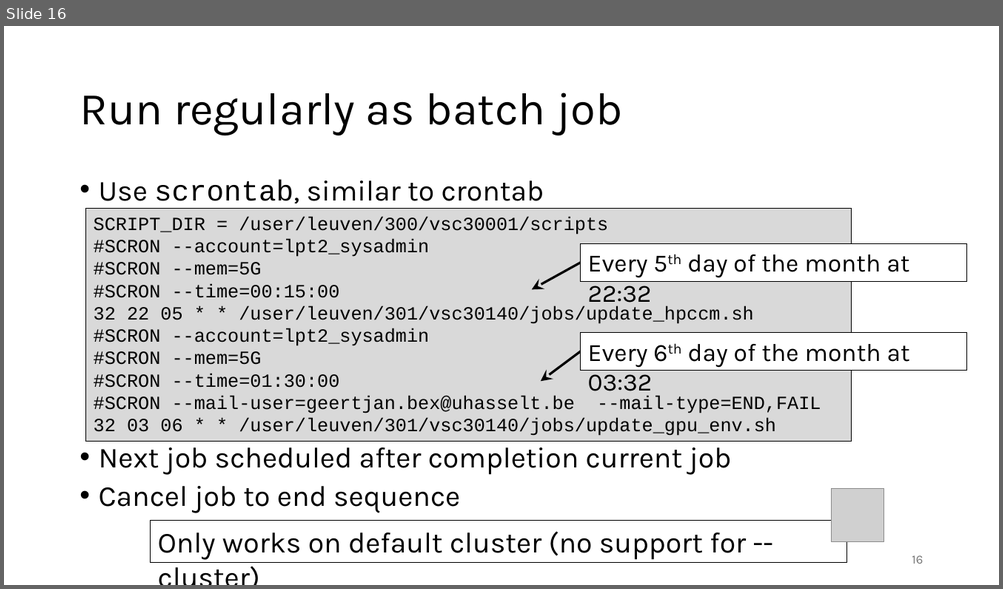
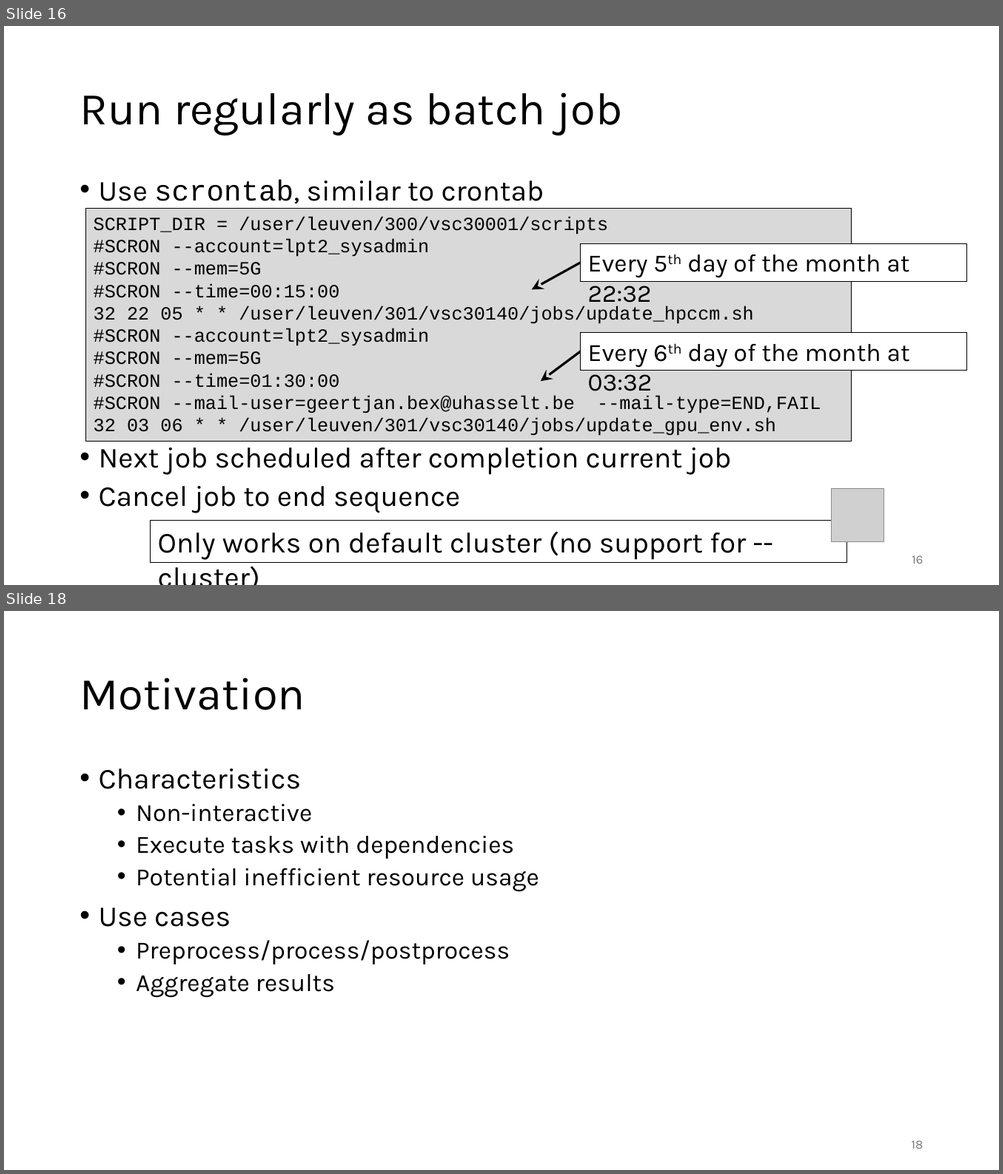
Before and after one commit to gjbex/Workflows-for-HPC, a slide deck: workflow_for_HPC.pptx. Shown one above the other, each under a label of ours: slide 16 before the commit, slides 16 and 18 after it; the slides between them are not shown. The pictures are 1003x589 and 1003x1174 pixels, drawn with LibreOffice and Linux fonts; fonts in the diff are those of the drawing; grey boxes stand for pictures. Boxes give left, top, right and bottom in pixels: in the first picture for what was removed or moved away, otherwise in the second. Text is boxed around its words. In the diff, an @@ line names an element or a change of style, - is before the commit and + after.

Commit message:
Add slides on Slurm job dependencies

```diff
--- a/workflow_for_HPC.pptx
+++ b/workflow_for_HPC.pptx
@@ slide 18 added at bbox=[4, 611, 999, 1170], background #FFFFFF @@
@@ title added at bbox=[79, 678, 304, 710], 44 pt, text #000000 @@
+Motivation
@@ text added at bbox=[99, 769, 539, 997], 24 pt, text #000000 @@
+• Characteristics
+  • Non-interactive
+  • Execute tasks with dependencies
+  • Potential inefficient resource usage
+• Use cases
+  • Preprocess/process/postprocess
+  • Aggregate results
@@ page number added at bbox=[911, 1141, 923, 1149], 12 pt, text #797979 @@
+18
```
Also in this commit, not shown: 1 slide changed, 3 other slides added.
